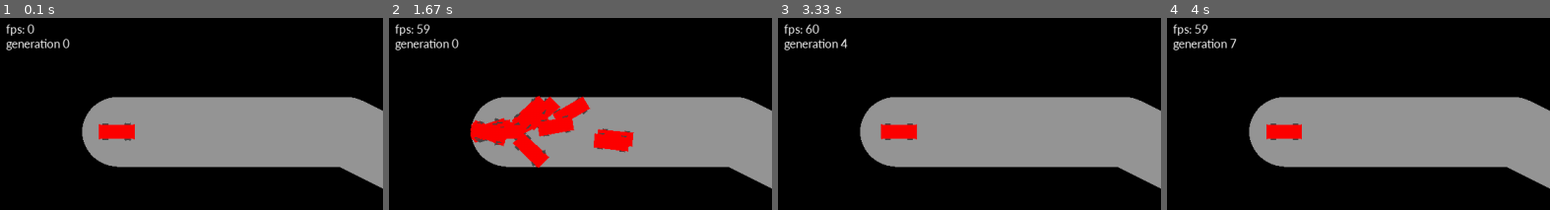
Above: before the commit, frames 1-4 (left to right).
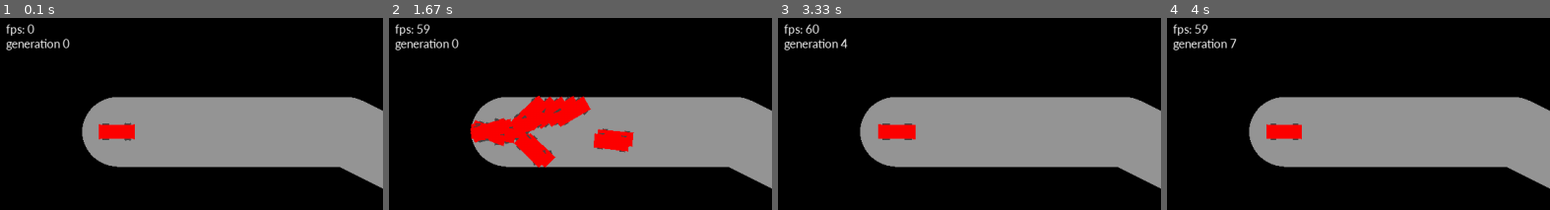
Above: after the commit, the same moments.

Repository: alexelwood14/Hello-AI
Game: pygame game, started from main.py
Two runs of this game, one before a commit and one after it. Both use one fixed random seed, a clock stepped at 60 frames per second and the inputs below.
Inputs (mouse positions are % of the whole screen's width and height, from its top left):
- Up to frame 1 (0.1 s): no input
- Up to frame 2 (1.67 s): no input
- Up to frame 3 (3.33 s): click (36, 15) at 1.88 s; tap X at 2.17, 2.57, 2.87, 3.07 s
- Up to frame 4 (4 s): tap X at 3.4, 3.7, 3.9 s
The pictures show only the part of the screen within x 0-50%, y 0-50%; the shares and areas given below are measured in that part.

The runs differ from the first frame. In frame 1, less than 0.1% of the frame differs, in the area x 28-29%, y 54-64%; in frame 2, 1.8%, in the area x 21-53%, y 40-78%; in frame 3, 0.2%; in frame 4, less than 0.1%.

Commit message:
Cars will start at the start of the track now

Diff:
--- a/car_o.py
+++ b/car_o.py
@@ -41,7 +41,7 @@
 #----------------------------------------------------------------------------------------------------------------------------------
 
 class Car():
-    def __init__(self, window, pos, size):
+    def __init__(self, window, pos, size, ang):
         self.window = window
         self.size = size
         self.crashed = False
--- a/game.py
+++ b/game.py
@@ -34,12 +34,13 @@
     return highest, index
 
 
-def next_gen_cars(top_cars, window, cars):
+def next_gen_cars(top_cars, window, cars, track):
     car_num = len(cars)
     cars = []
     asp_ratio = window.get_size()[1] / const.BASE_RES
+    start_ang = track.get_start_ang()
     for i in range(car_num):
-        cars.append(car_o.Car(window, [asp_ratio*300, asp_ratio*300], 10))
+        cars.append(car_o.Car(window, [asp_ratio*300, asp_ratio*300], 10, start_ang))
 
     for i in range(10):
         for car in range(len(top_cars)):
@@ -85,7 +86,7 @@
     simulating = True
     gen_time = 0
     gen = 0
-    car_num = 100
+    car_num = 50
     cars = []
     f = open("data/average_progress", "w")
     f.write("AVG_PROGRESS")
@@ -94,12 +95,11 @@
 
     asp_ratio = window.get_size()[1] / const.BASE_RES
     track_points = get_track_points("track2", asp_ratio)
-
-    track_1 = map_o.Map(window, const.COL["light_grey"], track_points, 100)
-
+    track = map_o.Map(window, const.COL["light_grey"], track_points, 100)
+
+    start_ang = track.get_start_ang()
     for car in range(car_num):
-        cars.append(car_o.Car(window, [asp_ratio*300, asp_ratio*300], 10))
-
+        cars.append(car_o.Car(window, track_points[0], 10, start_ang))
 
     while action == "race":
         window.fill(const.COL["black"])
@@ -140,7 +140,7 @@
                     quit()
 
         #Track Processing
-        track_1.render()
+        track.render()
 
         #Car Processing
         if simulating:
@@ -150,7 +150,7 @@
                         car.find_distances()
                         car.inputs(frame_time)
                         car.dynamics(frame_time)
-                        car.find_progress(track_1)
+                        car.find_progress(track)
                         car.crash_check()
 
             for car in range(len(cars)):
@@ -176,7 +176,7 @@
 
             top_cars = find_top_cars(cars)
             write_snapshot(top_cars)
-            cars = next_gen_cars(top_cars, window, cars)
+            cars = next_gen_cars(top_cars, window, cars, track)
 
             gen += 1
             simulating = True
--- a/map_o.py
+++ b/map_o.py
@@ -20,6 +20,13 @@
             else:
                 self.lines.append(self.points[point + 1] - self.points[point])
             self.track_length += np.sqrt((self.lines[len(self.lines)-1]).dot(self.lines[len(self.lines)-1]))
+
+        vector = self.points[1] - self.points[0]
+        vector /= np.sqrt(vector.dot(vector))
+        if (vector[1] >= 0):
+            self.start_ang = np.arccos(vector.dot(np.array([1,0])))
+        else:
+            self.start_ang = np.arccos(-vector.dot(np.array([1,0])))
 
     def render(self):
         for point in self.points:
@@ -73,6 +80,9 @@
 
         return progress
 
+    def get_start_ang(self):
+        return self.start_ang
+
 
 
 
Not shown, changed: data/average_progress
Not shown, changed: data/snapshot
